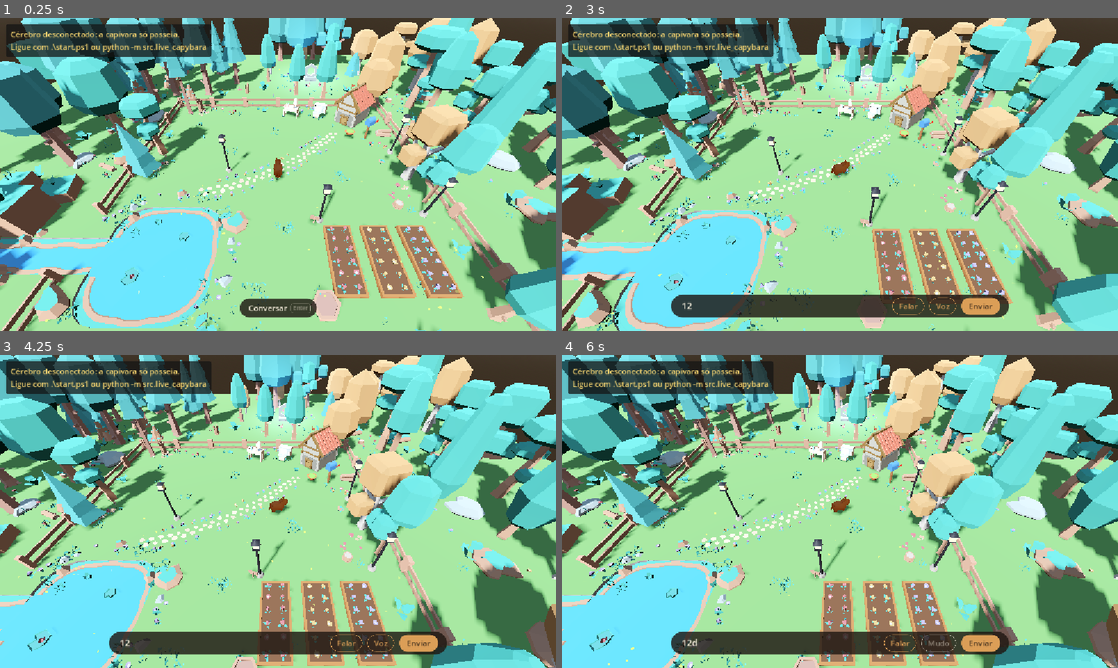
Above: before the commit, frames 1-4 (two rows, left to right).
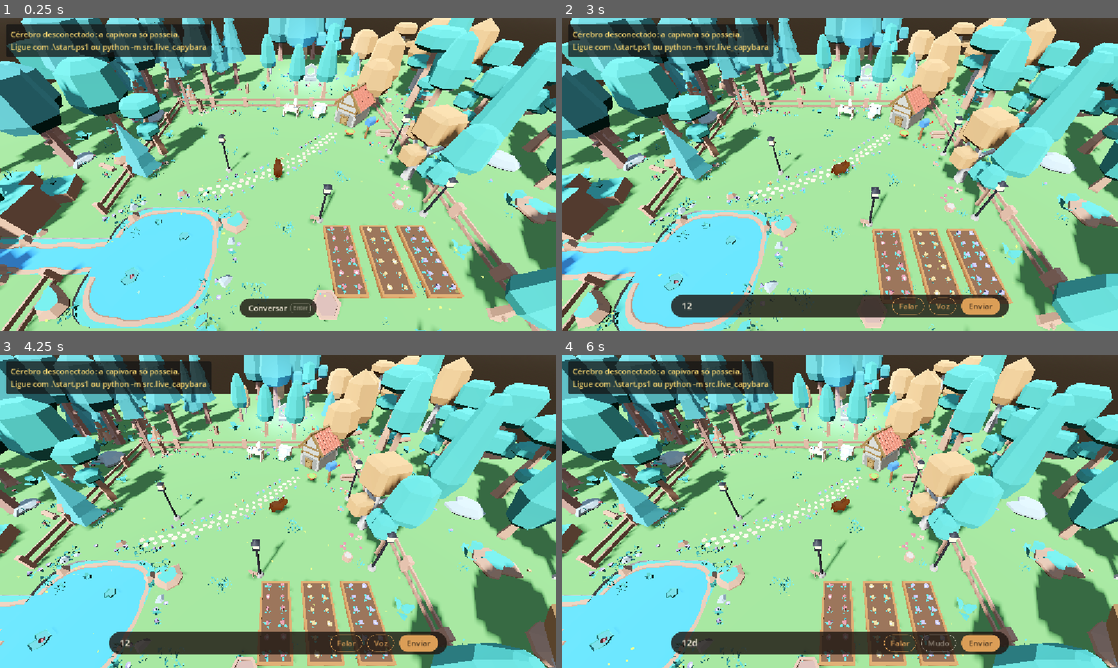
Above: after the commit, the same moments.

Repository: MatheusPatricioo/capivara-ia
Game: Godot game, scene res://scenes/world.tscn
The game is run twice, just before and just after one commit, with the same random seed, the same clock (stepped at 60 frames per second) and the same inputs.
Inputs (mouse positions are in pixels of both pictures, inside the frame that each line leads up to):
- Up to frame 1 (0.25 s): no input
- Up to frame 2 (3 s): click "Conversar" at 0.5 s; click (784, 305) at 1.27 s; type "12" at 1.35 s; click "Falar" at 2 s; tap Enter at 2.75 s; move the mouse to (962, 158) at 2.77 s; hold D (move_right) from 2.78 s (still down); hold Tab (toggle_control_mode) from 2.78 s (still down); click (962, 158) at 2.92 s
- Up to frame 3 (4.25 s): move the mouse to (166, 527) at 3.52 s; release D (move_right) at 3.53 s; release Tab (toggle_control_mode) at 3.53 s; hold S (move_backward) from 3.53 s (still down); tap Enter at 3.6 s
- Up to frame 4 (6 s): move the mouse to (895, 442) at 4.27 s; release S (move_backward) at 4.28 s; hold D (move_right) 4.28-5 s; tap Keypad Enter at 4.35 s; click "Voz" at 5 s; move the mouse to (812, 574) at 5.77 s; hold W (move_forward) from 5.78 s (still down); tap Tab (toggle_control_mode) at 5.85 s; click (812, 574) at 5.92 s

The runs differ from the first frame. In frame 1, 0.5% of the frame differs, in the area x 0-100%, y 0-100%; in frame 2, 0.2%; in frame 3, 0.2%; in frame 4, 0.2%.

Commit message:
chore: lower the capybara onto the ground and keep the editor's scene ids

Diff:
--- a/world/scenes/world.tscn
+++ b/world/scenes/world.tscn
@@ -9,6 +9,7 @@
 [ext_resource type="PackedScene" path="res://scenes/props/food_bowl.tscn" id="41_food_bowl"]
 [ext_resource type="PackedScene" path="res://scenes/props/pond.tscn" id="43_pond"]
 [ext_resource type="PackedScene" path="res://scenes/ui/computer_screen.tscn" id="50_computer_screen"]
+[ext_resource type="Script" uid="uid://ddwx2l1m22h0l" path="res://scripts/chat/creator_chat_box.gd" id="creator_chat_box"]
 [ext_resource type="PackedScene" path="res://scenes/props/fireflies.tscn" id="fireflies"]
 [ext_resource type="Script" uid="uid://g3qbbps3p0nj" path="res://scripts/props/flower_bed.gd" id="flower_bed"]
 [ext_resource type="PackedScene" uid="uid://ckq8b6fcxsk6v" path="res://assets/nature/Models/GLTF format/flower_purpleA.glb" id="kit_flower_purpleA"]
@@ -109,7 +110,6 @@
 [ext_resource type="PackedScene" path="res://scenes/props/waterfall.tscn" id="waterfall"]
 [ext_resource type="Script" uid="uid://cfp3tmwrvk1xx" path="res://scripts/world_sky.gd" id="world_sky"]
 [ext_resource type="PackedScene" path="res://scenes/props/writing_desk.tscn" id="writing_desk"]
-[ext_resource type="Script" path="res://scripts/chat/creator_chat_box.gd" id="creator_chat_box"]
 [ext_resource type="Script" uid="uid://np7fn8eueqpg" path="res://scripts/writing_desk/writing_desk_viewer.gd" id="writing_desk_viewer"]
 
 [sub_resource type="ProceduralSkyMaterial" id="ProceduralSkyMaterial_sky"]
@@ -207,7 +207,7 @@
 shape = SubResource("BoxShape3D_floor")
 
 [node name="Capybara" parent="." unique_id=951207900 instance=ExtResource("1_capybara")]
-transform = Transform3D(1, 0, 0, 0, 1, 0, 0, 0, 1, 0, 0.05, 0)
+transform = Transform3D(1, 0, 0, 0, 1, 0, 0, 0, 1, 0, -0.11967622, 0)
 
 [node name="Camera3D" type="Camera3D" parent="Capybara" unique_id=1340388870]
 transform = Transform3D(1, 0, 0, 0, 0.70710677, 0.70710677, 0, -0.70710677, 0.70710677, 0, 6, 6)
@@ -978,7 +978,7 @@
 [node name="WritingDeskViewer" type="CanvasLayer" parent="." unique_id=976436633]
 script = ExtResource("writing_desk_viewer")
 
-[node name="CreatorChatBox" type="CanvasLayer" parent="."]
+[node name="CreatorChatBox" type="CanvasLayer" parent="." unique_id=281783728]
 script = ExtResource("creator_chat_box")
 
 [node name="Observables" type="Node3D" parent="." unique_id=188773998]
